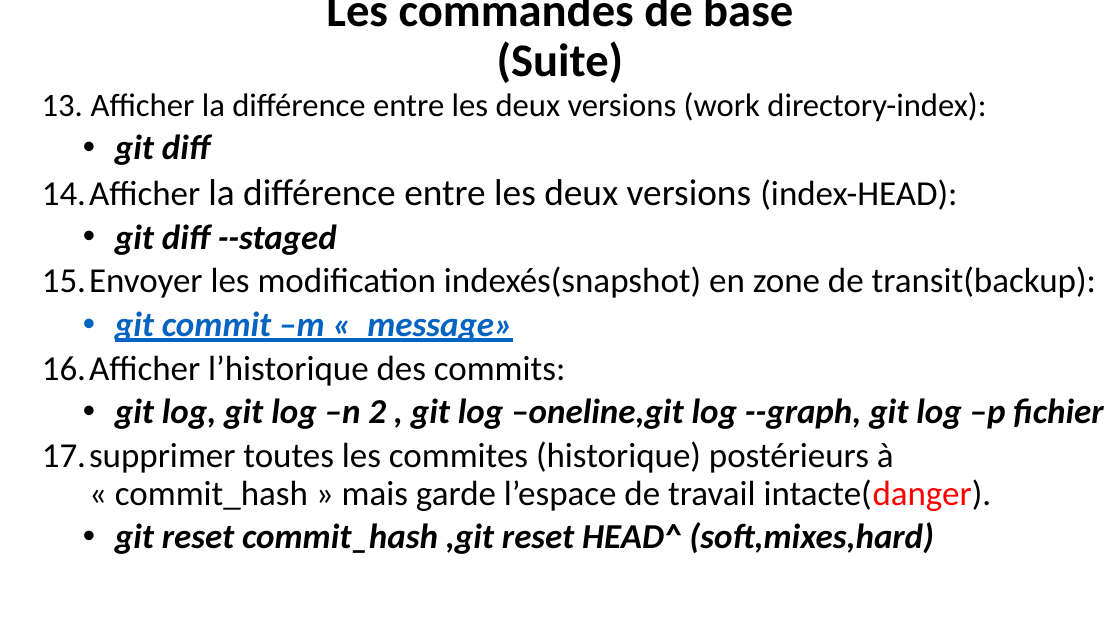
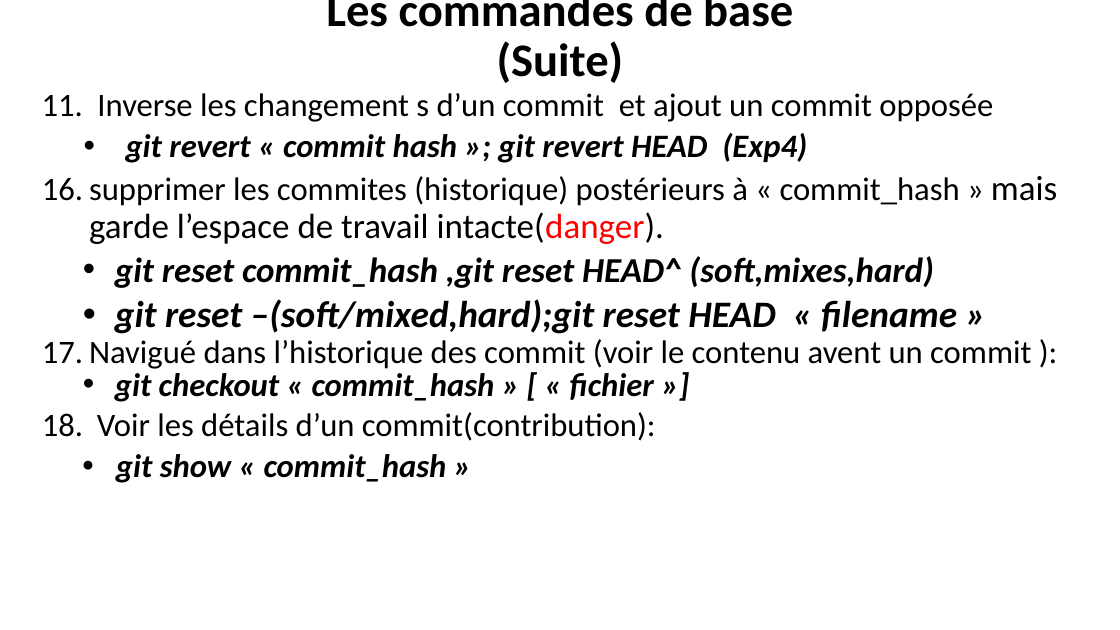
Before and after one commit to belakebiboussad/form, a slide deck: slide 11 of Formation Git.pptx (slide 10 before the commit). Drawn at 1120x630 pixels with LibreOffice and Linux fonts; fonts in the diff are those of the drawing. Boxes give left, top, right and bottom in pixels: in the first picture for what was removed or moved away, otherwise in the second. Text is boxed around its words. In the diff, an @@ line names an element or a change of style, - is before the commit and + after.

```diff
--- a/Formation Git.pptx
+++ b/Formation Git.pptx
@@ text at (89, 93, 1057, 244): text changed; size 30 to 28 pt @@
-13. Afficher la différence entre les deux versions (work directory-index):
-  • git diff
-  14. Afficher la différence entre les deux versions (index-HEAD):
-  • git diff --staged
-  15. Envoyer les modification indexés(snapshot) en zone de transit(backup):
-  • git commit –m « message»
-  16. Afficher l’historique des commits:
-  • git log, git log –n 2 , git log –oneline,git log --graph, git log –p fichier
-  17. supprimer toutes les commites (historique) postérieurs à « commit_hash » mais garde l’espace de travail intacte(danger).
+  11. Inverse les changement s d’un commit et ajout un commit opposée
+  • git revert « commit hash »; git revert HEAD (Exp4)
+  16. supprimer les commites (historique) postérieurs à « commit_hash » mais garde l’espace de travail intacte(danger).
@@ text at (89, 299, 1031, 483): paragraphs added @@
+  • git reset –(soft/mixed,hard);git reset HEAD « filename »
+  17. Navigué dans l’historique des commit (voir le contenu avent un commit ):
+  • git checkout « commit_hash » [ « fichier »]
+  18. Voir les détails d’un commit(contribution):
+  • git show « commit_hash »
```
Also in this commit, not shown: 5 other slides changed, 2 slides added, 1 slide removed, 2 other files.
